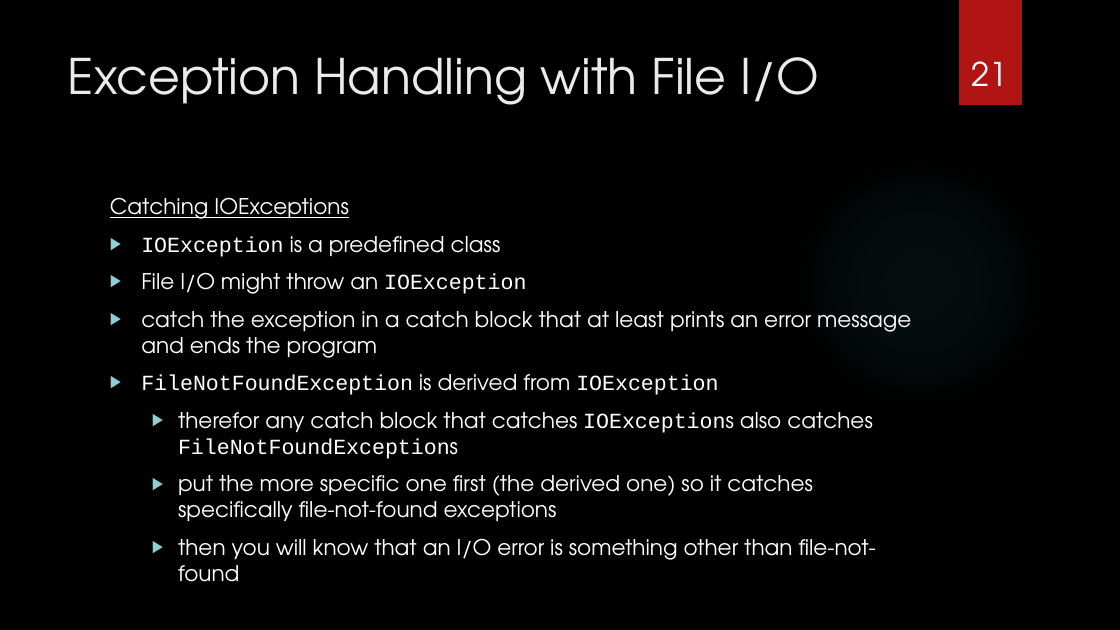
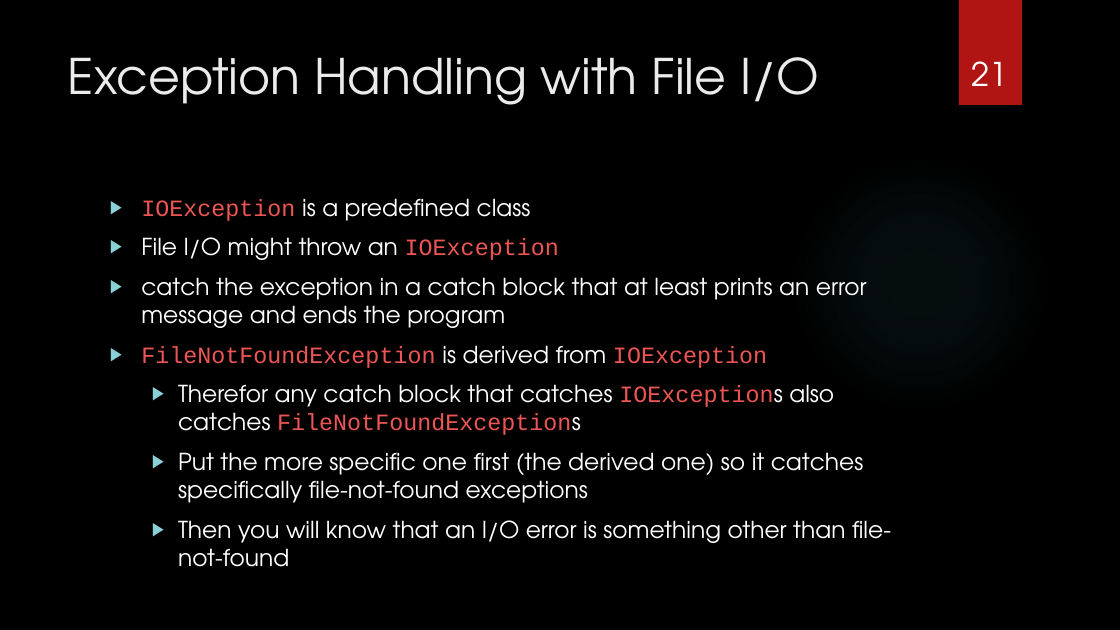
Before and after one commit to 9231058/AP101, a slide deck: slide 21 of slides/07-Ch12.pptx. Drawn at 1120x630 pixels with LibreOffice and Linux fonts; fonts in the diff are those of the drawing; background and template pictures are left out. Boxes give left, top, right and bottom in pixels: in the first picture for what was removed or moved away, otherwise in the second. Text is boxed around its words. In the diff, an @@ line names an element or a change of style, - is before the commit and + after.

```diff
--- a/slides/07-Ch12.pptx
+++ b/slides/07-Ch12.pptx
@@ text at (110,197,349,219): paragraph removed @@
-Catching IOExceptions
@@ text at (141,198,867,368): size 18.5 to 20 pt in "IOException is a predefined class", "File I/O might throw an IOException", "catch the exception in a catch block ...", "FileNotFoundException is derived from IOException"; text colour #FFFFFF to #ED5654 in "IOException", "IOException", "FileNotFoundException IOException" @@
@@ text at (178,384,891,567): text changed; size 18.5 to 20 pt @@
-  ▶ therefor any catch block that catches IOExceptions also catches FileNotFoundExceptions
-  ▶ put the more specific one first (the derived one) so it catches specifically file-not-found exceptions
-  ▶ then you will know that an I/O error is something other than file-not-found
+  ▶ Therefor any catch block that catches IOExceptions also catches FileNotFoundExceptions
+  ▶ Put the more specific one first (the derived one) so it catches specifically file-not-found exceptions
+  ▶ Then you will know that an I/O error is something other than file-not-found
```
Also in this commit, not shown: 10 other slides changed, 1 slide added, 1 other file.
